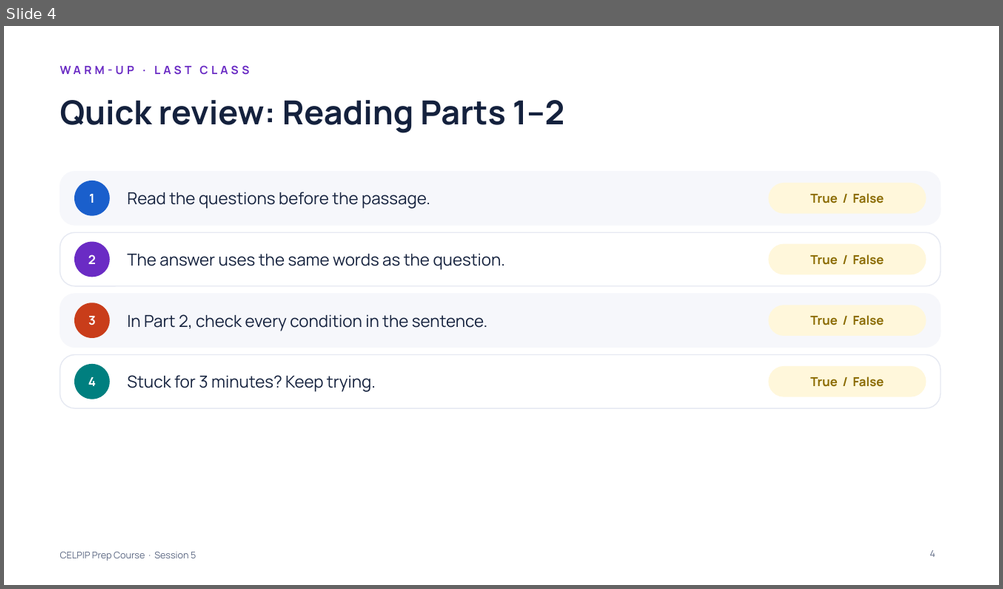
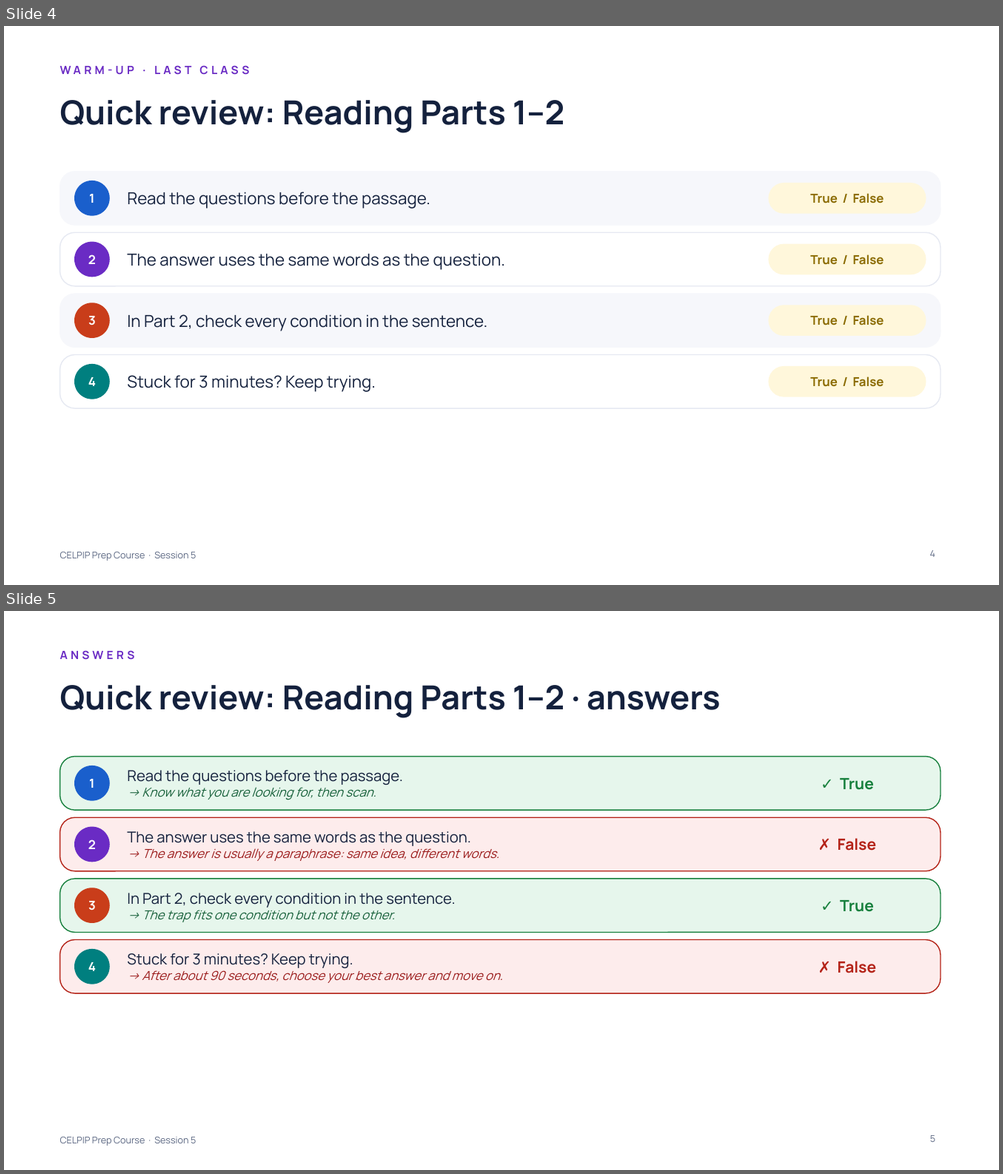
Before and after one commit to learnovateqa/The_English_Academy_CELPIP, a slide deck: decks/session-05.pptx. Shown one above the other, each under a label of ours: slide 4 before the commit, slides 4 and 5 after it. The pictures are 1003x589 and 1003x1174 pixels, drawn with LibreOffice and Linux fonts; fonts in the diff are those of the drawing. Boxes give left, top, right and bottom in pixels: in the first picture for what was removed or moved away, otherwise in the second. Text is boxed around its words. In the diff, an @@ line names an element or a change of style, - is before the commit and + after.

```diff
--- a/decks/session-05.pptx
+++ b/decks/session-05.pptx
@@ slide 5 added at [4, 611, 999, 1170], background #FFFFFF; not listed: 1 template element that a slide beside it also shows @@
@@ text added at [60, 650, 135, 660], 11 pt, text #6A2BC4, bold @@
+ANSWERS
@@ title added at [60, 685, 720, 718], 32 pt, text #14213D, bold @@
+Quick review: Reading Parts 1–2 · answers
@@ rounded rectangle added at [60, 757, 940, 810], fill #E6F6EC, outline #17803D 1 pt @@
@@ ellipse added at [75, 766, 109, 800], fill #1A5FCC, outline #1A5FCC 1 pt @@
@@ text added at [89, 779, 94, 788], 12 pt, text #FFFFFF, bold @@
+1
@@ text added at [127, 770, 404, 800], 12 pt, text #17603A, italic @@
+Read the questions before the passage.
+→ Know what you are looking for, then scan.
@@ text added at [839, 778, 874, 790], 15 pt, text #17803D, bold @@
+✓ True
@@ rounded rectangle added at [60, 817, 940, 871], fill #FDECEC, outline #B42318 1 pt @@
@@ ellipse added at [75, 827, 109, 862], fill #6A2BC4, outline #6A2BC4 1 pt @@
@@ text added at [127, 832, 499, 861], 12 pt, text #9B1C1C, italic @@
+The answer uses the same words as the question.
+→ The answer is usually a paraphrase: same idea, different words.
@@ text added at [88, 840, 96, 849], 12 pt, text #FFFFFF, bold @@
+2
@@ text added at [837, 838, 876, 851], 15 pt, text #B42318, bold @@
+✗ False
@@ rounded rectangle added at [60, 879, 940, 933], fill #E6F6EC, outline #17803D 1 pt @@
@@ ellipse added at [75, 889, 109, 923], fill #C93D1A, outline #C93D1A 1 pt @@
@@ text added at [127, 893, 455, 923], 14.5 pt, text #14213D @@
+In Part 2, check every condition in the sentence.
+→ The trap fits one condition but not the other.
@@ text added at [88, 901, 96, 911], 12 pt, text #FFFFFF, bold @@
+3
@@ text added at [839, 900, 874, 912], 15 pt, text #17803D, bold @@
+✓ True
@@ rounded rectangle added at [60, 940, 940, 994], fill #FDECEC, outline #B42318 1 pt @@
@@ ellipse added at [75, 950, 109, 984], fill #007F7F, outline #007F7F 1 pt @@
@@ text added at [88, 963, 96, 971], 12 pt, text #FFFFFF, bold @@
+4
@@ text added at [127, 954, 503, 983], 12 pt, text #9B1C1C, italic @@
+Stuck for 3 minutes? Keep trying.
+→ After about 90 seconds, choose your best answer and move on.
@@ text added at [837, 961, 876, 974], 15 pt, text #B42318, bold @@
+✗ False
@@ page number added at [930, 1136, 935, 1142], 9 pt, text #5B6782 @@
+5
```
Also in this commit, not shown: 3 other slides added, 1 other file.
